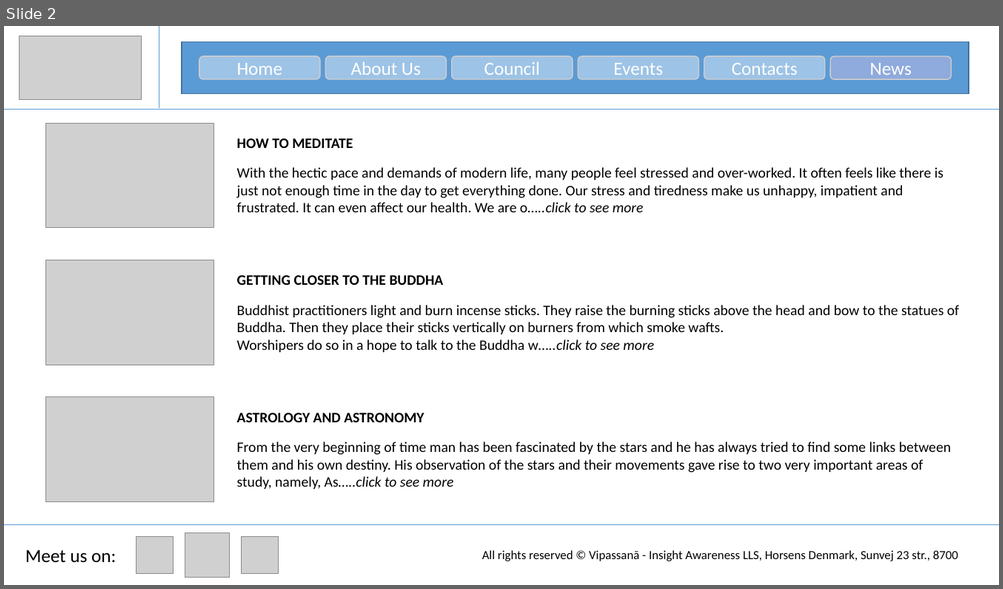
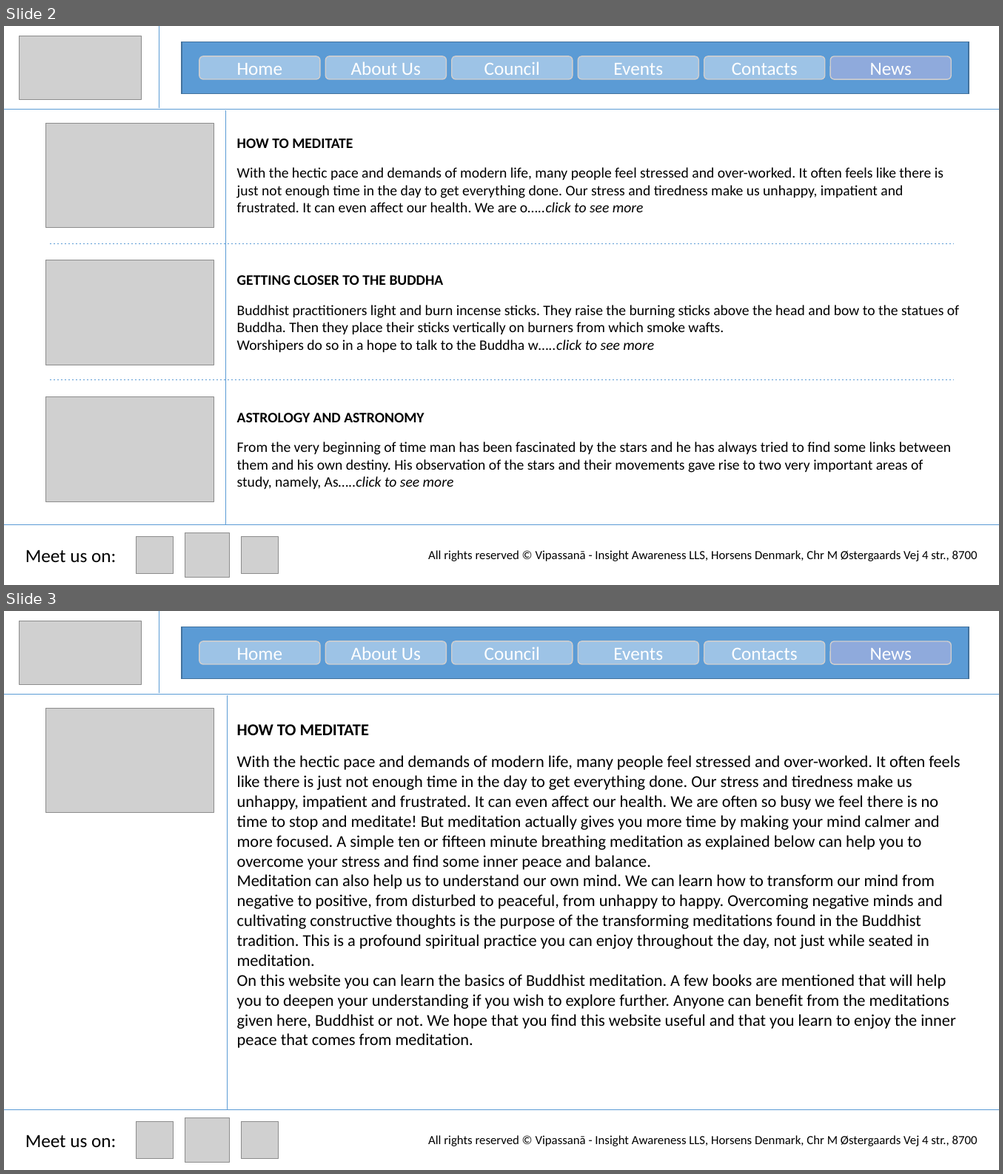
Before and after one commit to zeintaha/RWD, a slide deck: Temporary/Webpge.pptx. Shown one above the other, each under a label of ours: slide 2 before the commit, slides 2 and 3 after it. The pictures are 1003x589 and 1003x1174 pixels, drawn with LibreOffice and Linux fonts; fonts in the diff are those of the drawing; grey boxes stand for pictures. Boxes give left, top, right and bottom in pixels: in the first picture for what was removed or moved away, otherwise in the second. Text is boxed around its words. In the diff, an @@ line names an element or a change of style, - is before the commit and + after.

```diff
--- a/Temporary/Webpge.pptx
+++ b/Temporary/Webpge.pptx
@@ slide 3 added at <box>4,611,999,1170</box>, background #FFFFFF @@
@@ picture added at <box>19,621,142,685</box> @@
@@ line added from (159, 611) to (159, 693), #5B9BD5 0.5 pt @@
@@ rectangle added at <box>182,627,968,679</box>, fill #5B9BD5, outline #43739E 1 pt @@
@@ rounded rectangle added at <box>199,641,320,665</box>, fill #9DC3E6, outline #D0CECE 1 pt, 18 pt, text #FFFFFF @@
+Home
@@ rounded rectangle added at <box>326,641,447,665</box>, fill #9DC3E6, outline #D0CECE 1 pt, 18 pt, text #FFFFFF @@
+About Us
@@ rounded rectangle added at <box>452,641,572,665</box>, fill #9DC3E6, outline #D0CECE 1 pt, 18 pt, text #FFFFFF @@
+Council
@@ rounded rectangle added at <box>578,641,699,665</box>, fill #9DC3E6, outline #D0CECE 1 pt, 18 pt, text #FFFFFF @@
+Events
@@ rounded rectangle added at <box>704,641,825,665</box>, fill #9DC3E6, outline #D0CECE 1 pt, 18 pt, text #FFFFFF @@
+Contacts
@@ rounded rectangle added at <box>830,641,950,665</box>, fill #8FAADC, outline #D0CECE 1 pt, 18 pt, text #FFFFFF @@
+News
@@ line added from (4, 695) to (999, 695), #5B9BD5 0.5 pt @@
@@ line added from (227, 696) to (227, 1111), #5B9BD5 0.5 pt @@
@@ picture added at <box>45,708,213,813</box> @@
@@ text added at <box>237,724,959,1048</box>, 16 pt, text #000000 @@
+HOW TO MEDITATE
+With the hectic pace and demands of modern life, many people feel stressed and over-worked. It often feels like there is just not enough time in the day to get everything done. Our stress and tiredness make us unhappy, impatient and frustrated. It can even affect our health. We are often so busy we feel there is no time to stop and meditate! But meditation actually gives you more time by making your mind calmer and more focused. A simple ten or fifteen minute breathing meditation as explained below can help you to overcome your stress and find some inner peace and balance.
+Meditation can also help us to understand our own mind. We can learn how to transform our mind from negative to positive, from disturbed to peaceful, from unhappy to happy. Overcoming negative minds and cultivating constructive thoughts is the purpose of the transforming meditations found in the Buddhist tradition. This is a profound spiritual practice you can enjoy throughout the day, not just while seated in meditation.
+On this website you can learn the basics of Buddhist meditation. A few books are mentioned that will help you to deepen your understanding if you wish to explore further. Anyone can benefit from the meditations given here, Buddhist or not. We hope that you find this website useful and that you learn to enjoy the inner peace that comes from meditation.
@@ line added from (4, 1111) to (999, 1111), #5B9BD5 0.5 pt @@
@@ picture added at <box>185,1119,229,1163</box> @@
@@ text added at <box>25,1135,116,1148</box>, 18 pt, text #000000 @@
+Meet us on:
@@ picture added at <box>136,1122,173,1159</box> @@
@@ picture added at <box>242,1122,279,1159</box> @@
@@ text added at <box>428,1136,977,1147</box>, 12 pt, text #000000 @@
+All rights reserved © Vipassanā - Insight Awareness LLS, Horsens Denmark, Chr M Østergaards Vej 4 str., 8700
@@ slide 2 changed as well @@
@@ line added from (225, 111) to (225, 526), #5B9BD5 0.5 pt @@
@@ line added from (50, 244) to (954, 244), #5B9BD5 0.5 pt dashed @@
@@ line added from (50, 380) to (954, 380), #5B9BD5 0.5 pt dashed @@
@@ text at <box>428,551,977,562</box>: text changed @@
-All rights reserved © Vipassanā - Insight Awareness LLS, Horsens Denmark, Sunvej 23 str., 8700
+All rights reserved © Vipassanā - Insight Awareness LLS, Horsens Denmark, Chr M Østergaards Vej 4 str., 8700
```
Also in this commit, not shown: 1 other slide changed, 5 other slides added, 1 other file.
